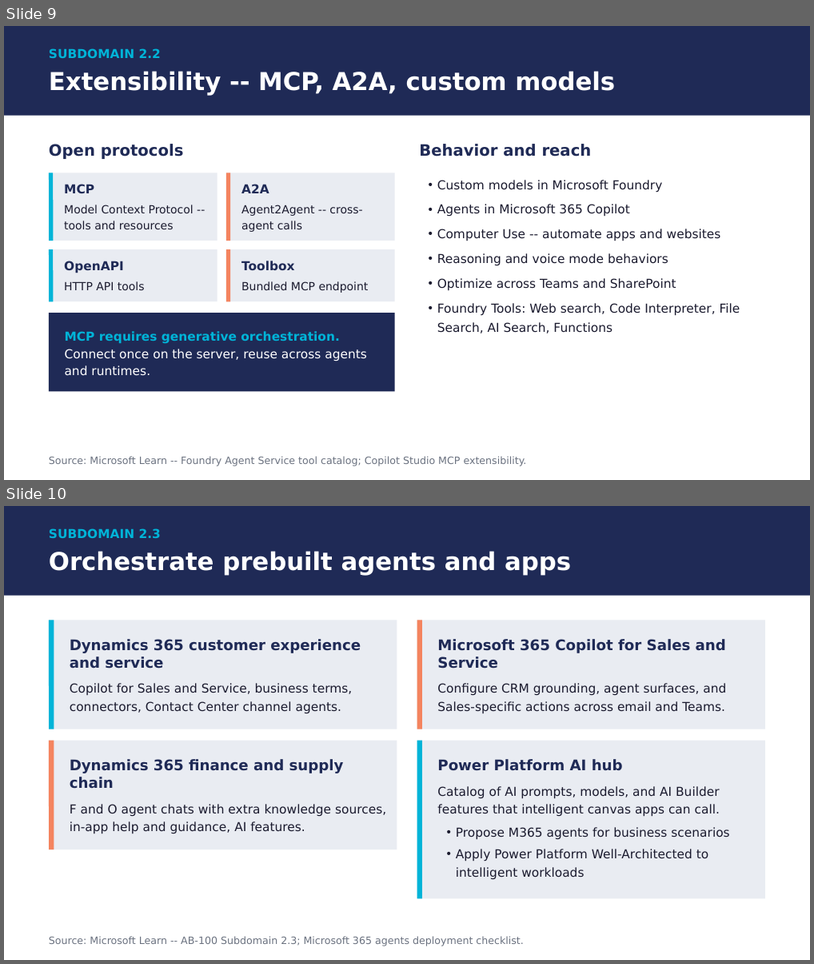
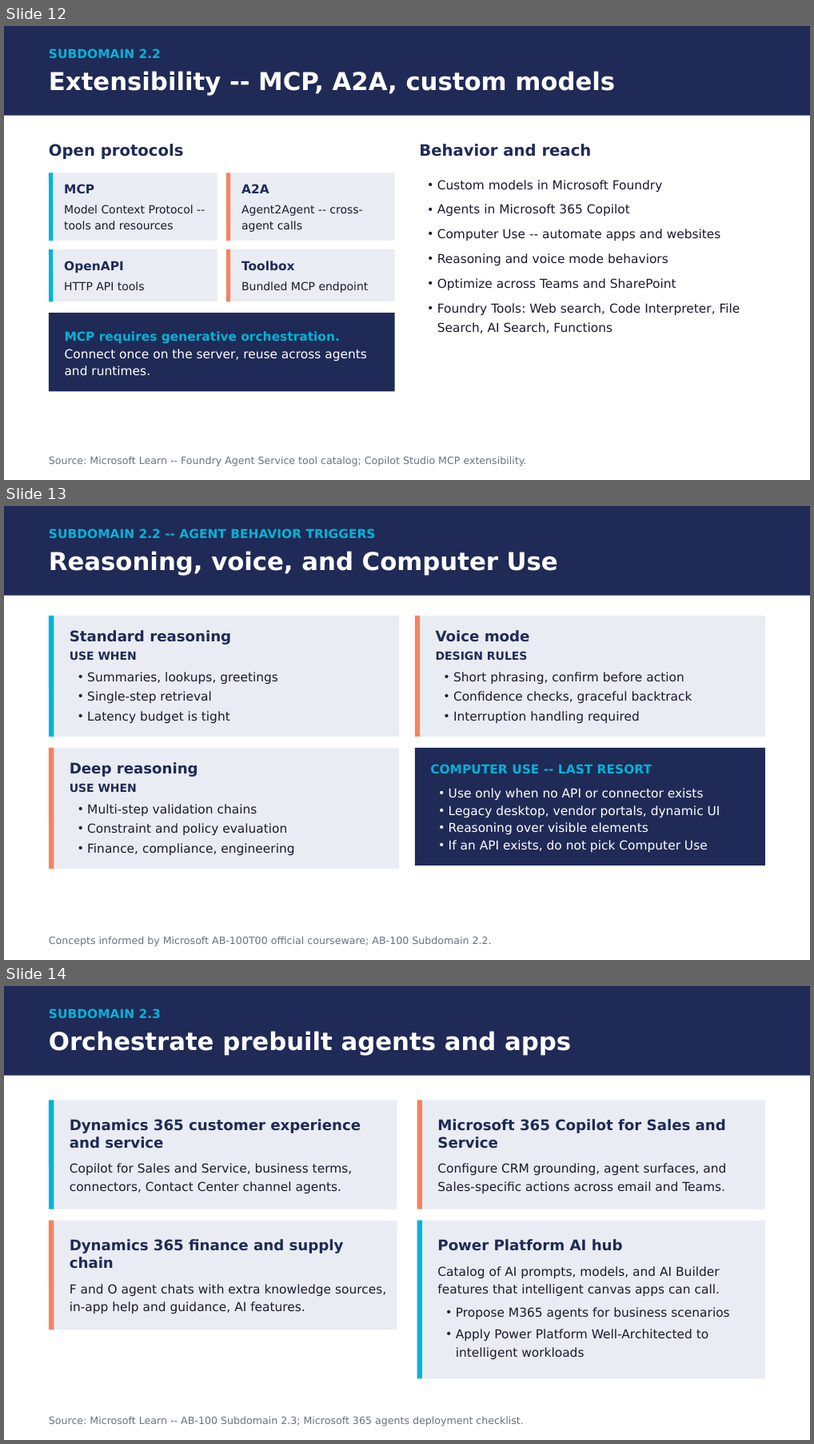
Before and after one commit to timothywarner-org/ab100, a slide deck: docs/ab100-course-deck-april-2026.pptx. Shown one above the other, each under a label of ours: slides 9 and 10 before the commit, slides 12, 13 and 14 after it. The pictures are 814x964 and 814x1444 pixels, drawn with LibreOffice and Linux fonts; fonts in the diff are those of the drawing. Boxes give left, top, right and bottom in pixels: in the first picture for what was removed or moved away, otherwise in the second. Text is boxed around its words. In the diff, an @@ line names an element or a change of style, - is before the commit and + after.

```diff
--- a/docs/ab100-course-deck-april-2026.pptx
+++ b/docs/ab100-course-deck-april-2026.pptx
@@ slide 13 added at (4, 506, 810, 960), background #FFFFFF @@
@@ rectangle added at (4, 506, 810, 596), fill #1F2A56 @@
@@ text added at (49, 528, 376, 538), 11 pt, text #00B4D8, bold @@
+SUBDOMAIN 2.2 -- AGENT BEHAVIOR TRIGGERS
@@ text added at (49, 551, 558, 576), 22 pt, text #FFFFFF, bold @@
+Reasoning, voice, and Computer Use
@@ rectangle added at (49, 616, 400, 736), fill #E9ECF2 @@
@@ line added from (51, 616) to (51, 736), #00B4D8 4.5 pt @@
@@ rectangle added at (415, 616, 766, 736), fill #E9ECF2 @@
@@ line added from (418, 616) to (418, 736), #F4845F 4.5 pt @@
@@ text added at (70, 630, 231, 644), 13 pt, text #1F2A56, bold @@
+Standard reasoning
@@ text added at (436, 630, 530, 642), 13 pt, text #1F2A56, bold @@
+Voice mode
@@ text added at (70, 651, 137, 660), 10 pt, text #1F2A56, bold @@
+USE WHEN
@@ text added at (87, 672, 278, 723), 11 pt, text #1A1A2E @@
+• Summaries, lookups, greetings
+• Single-step retrieval
+• Latency budget is tight
@@ text added at (436, 651, 528, 660), 10 pt, text #1F2A56, bold @@
+DESIGN RULES
@@ text added at (454, 672, 693, 723), 11 pt, text #1A1A2E @@
+• Short phrasing, confirm before action
+• Confidence checks, graceful backtrack
+• Interruption handling required
@@ rectangle added at (49, 748, 400, 869), fill #E9ECF2 @@
@@ line added from (51, 748) to (51, 868), #F4845F 4.5 pt @@
@@ text added at (70, 762, 198, 776), 13 pt, text #1F2A56, bold @@
+Deep reasoning
@@ rectangle added at (415, 748, 766, 866), fill #1F2A56 @@
@@ text added at (430, 764, 652, 773), 11 pt, text #00B4D8, bold @@
+COMPUTER USE -- LAST RESORT
@@ text added at (70, 783, 137, 792), 10 pt, text #1F2A56, bold @@
+USE WHEN
@@ text added at (449, 788, 721, 852), 11 pt, text #FFFFFF @@
+• Use only when no API or connector exists
+• Legacy desktop, vendor portals, dynamic UI
+• Reasoning over visible elements
+• If an API exists, do not pick Computer Use
@@ text added at (87, 804, 294, 855), 11 pt, text #1A1A2E @@
+• Multi-step validation chains
+• Constraint and policy evaluation
+• Finance, compliance, engineering
@@ text added at (49, 936, 492, 946), 9 pt, text #6B7280 @@
+Concepts informed by Microsoft AB-100T00 official courseware; AB-100 Subdomain 2.2.
@@ what was slide 9 is now slide 12 @@
@@ what was slide 10 is now slide 14 @@
```
Also in this commit, not shown: 5 slides changed, 7 other slides added, 1 slide removed, 41 other files.
